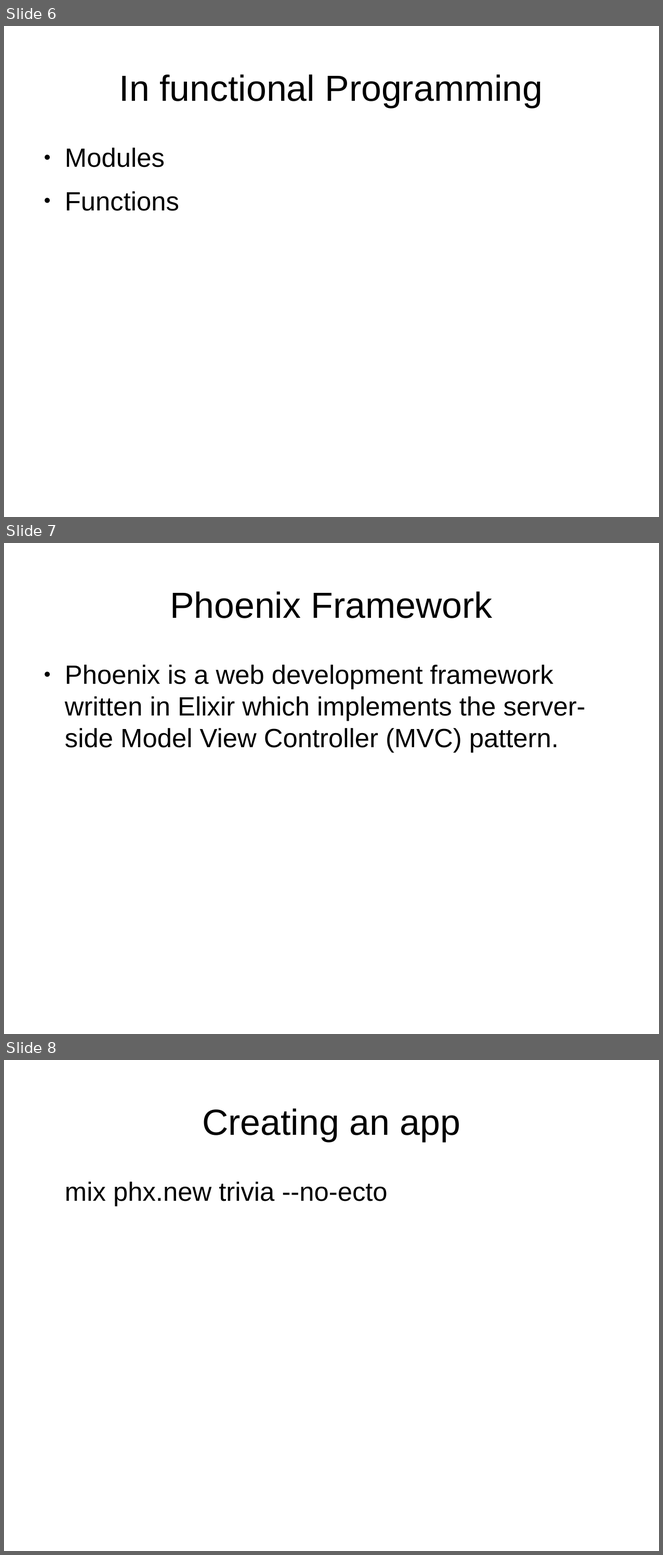
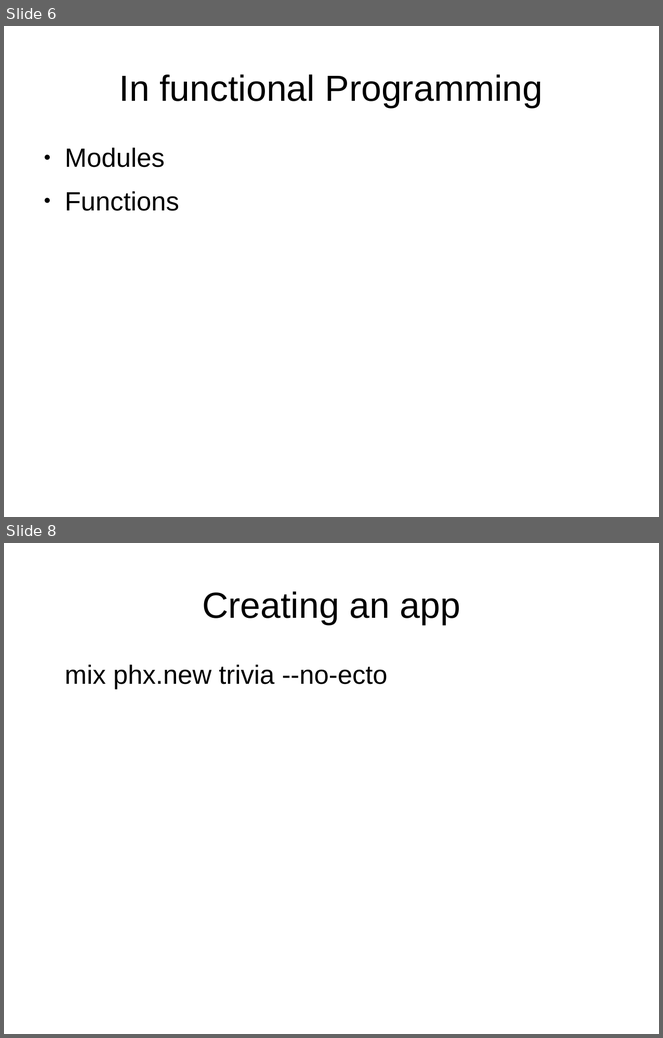
Before and after one commit to ramortegui/talks, a slide deck: odps/elixir-reactive-app.odp. Shown one above the other, each under a label of ours: slides 6, 7 and 8 before the commit, slides 6 and 8 after it; the slides between them are not shown. The pictures are 663x1555 and 663x1038 pixels, drawn with LibreOffice and Linux fonts; fonts in the diff are those of the drawing. Boxes give left, top, right and bottom in pixels: in the first picture for what was removed or moved away, otherwise in the second. Text is boxed around its words. In the diff, an @@ line names an element or a change of style, - is before the commit and + after.

```diff
--- a/odps/elixir-reactive-app.odp
+++ b/odps/elixir-reactive-app.odp
@@ slide 7 removed at (x1=4, y1=543, x2=659, y2=1034), background #FFFFFF @@
@@ title removed at (x1=170, y1=591, x2=493, y2=618) @@
-Phoenix Framework
@@ text removed at (x1=65, y1=665, x2=586, y2=753) @@
-● Phoenix is a web development framework written in Elixir which implements the server-side Model View Controller (MVC) pattern.
```
Also in this commit, not shown: 1 slide changed, 4 slides added, 1 other slide removed.
